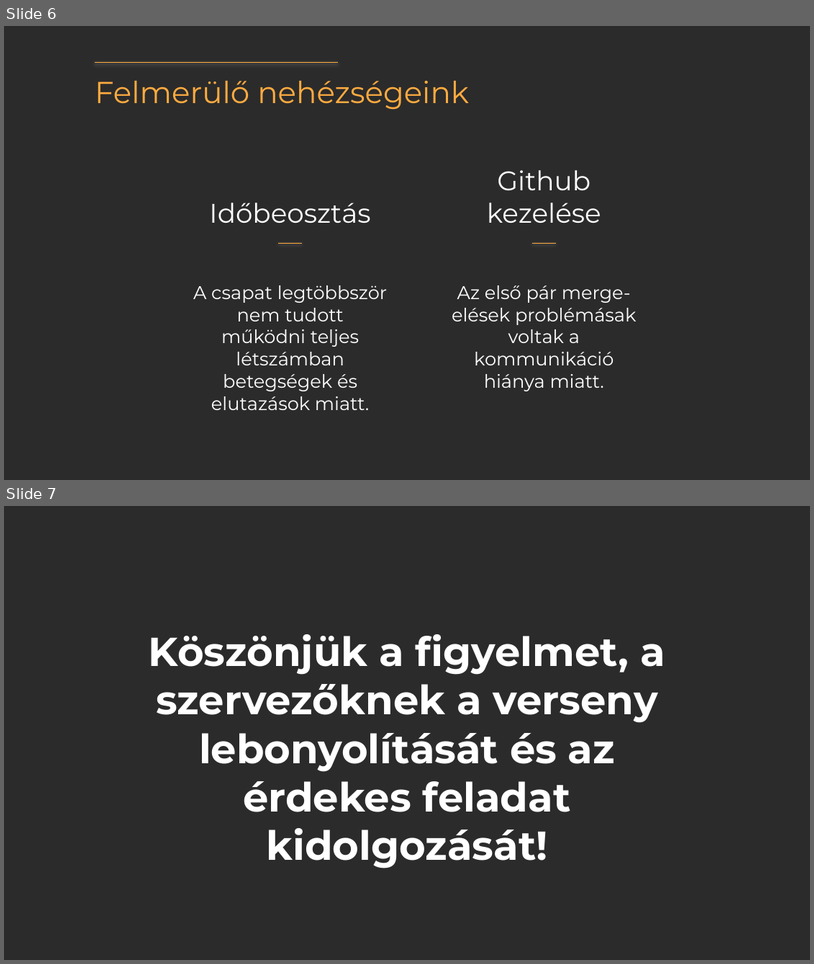
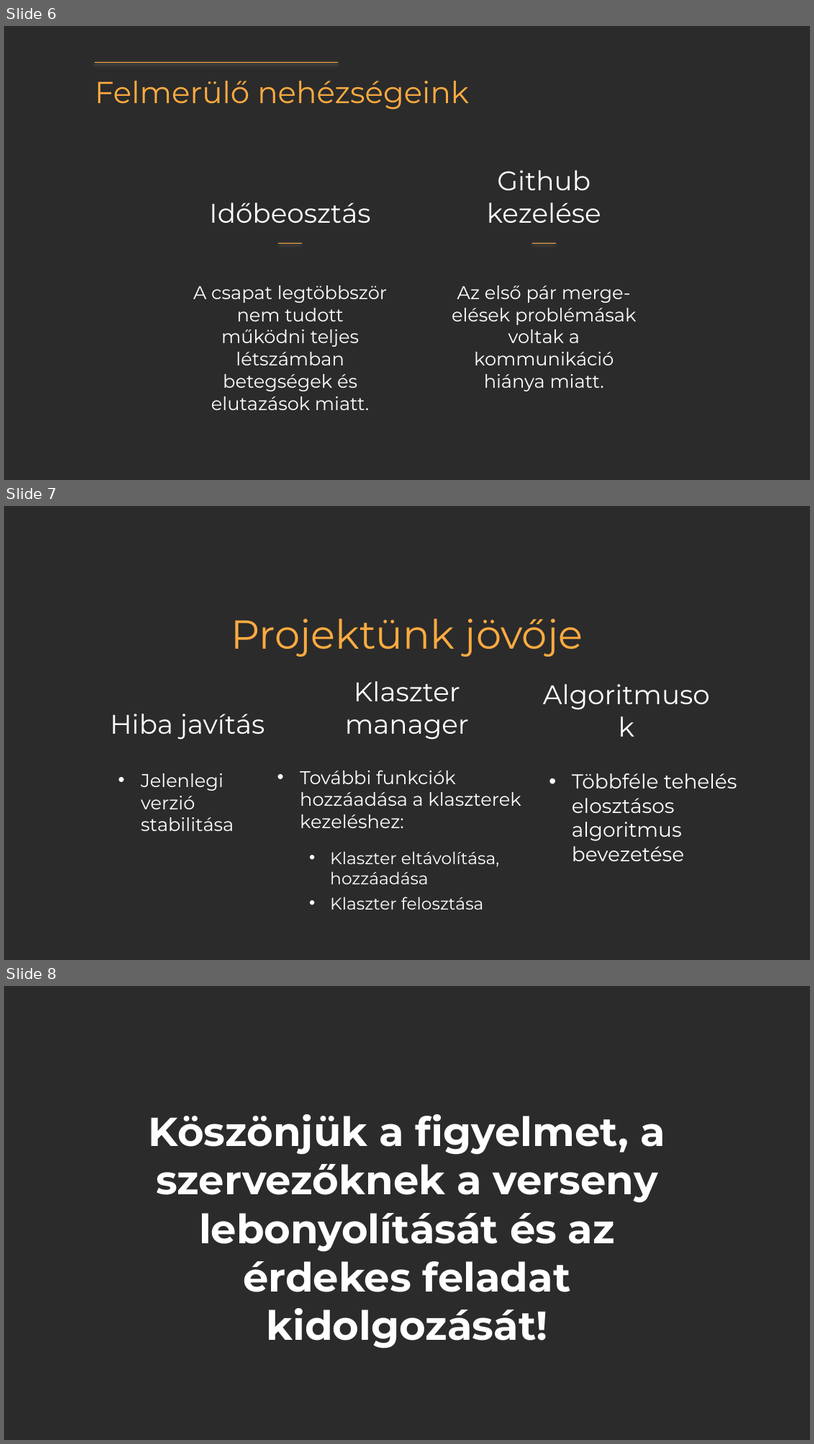
Before and after one commit to mskvszkyt/dusza-cluster, a slide deck: Presentation/Cluster – IDK++.pptx. Shown one above the other, each under a label of ours: slides 6 and 7 before the commit, slides 6, 7 and 8 after it. The pictures are 814x964 and 814x1444 pixels, drawn with LibreOffice and Linux fonts; fonts in the diff are those of the drawing; background and template pictures are left out; a plain dark background stands for a picture behind light text. Boxes give left, top, right and bottom in pixels: in the first picture for what was removed or moved away, otherwise in the second. Text is boxed around its words. In the diff, an @@ line names an element or a change of style, - is before the commit and + after.

```diff
--- a/Presentation/Cluster – IDK++.pptx
+++ b/Presentation/Cluster – IDK++.pptx
@@ slide 7 added at (4,506,810,960), background picture (left out) @@
@@ title added at (232,618,583,656), 48 pt, text #FFAB40 @@
+Projektünk jövője
@@ title added at (345,681,469,739), 32 pt, text #FFFFFF @@
+Klaszter manager
@@ title added at (536,700,718,748), 32 pt, text #FFFFFF @@
+Algoritmusok
@@ title added at (110,713,265,739), 32 pt, text #FFFFFF @@
+Hiba javítás
@@ subtitle added at (141,773,234,831), 22 pt, text #FFFFFF @@
+• Jelenlegi verzió stabilitása
@@ subtitle added at (300,770,521,909), 20 pt, text #FFFFFF @@
+• További funkciók hozzáadása a klaszterek kezeléshez:
+  • Klaszter eltávolítása, hozzáadása
+  • Klaszter felosztása
@@ subtitle added at (572,773,738,861), 24 pt, text #FFFFFF @@
+• Többféle tehelés elosztásos algoritmus bevezetése
@@ what was slide 7 is now slide 8 @@
```
